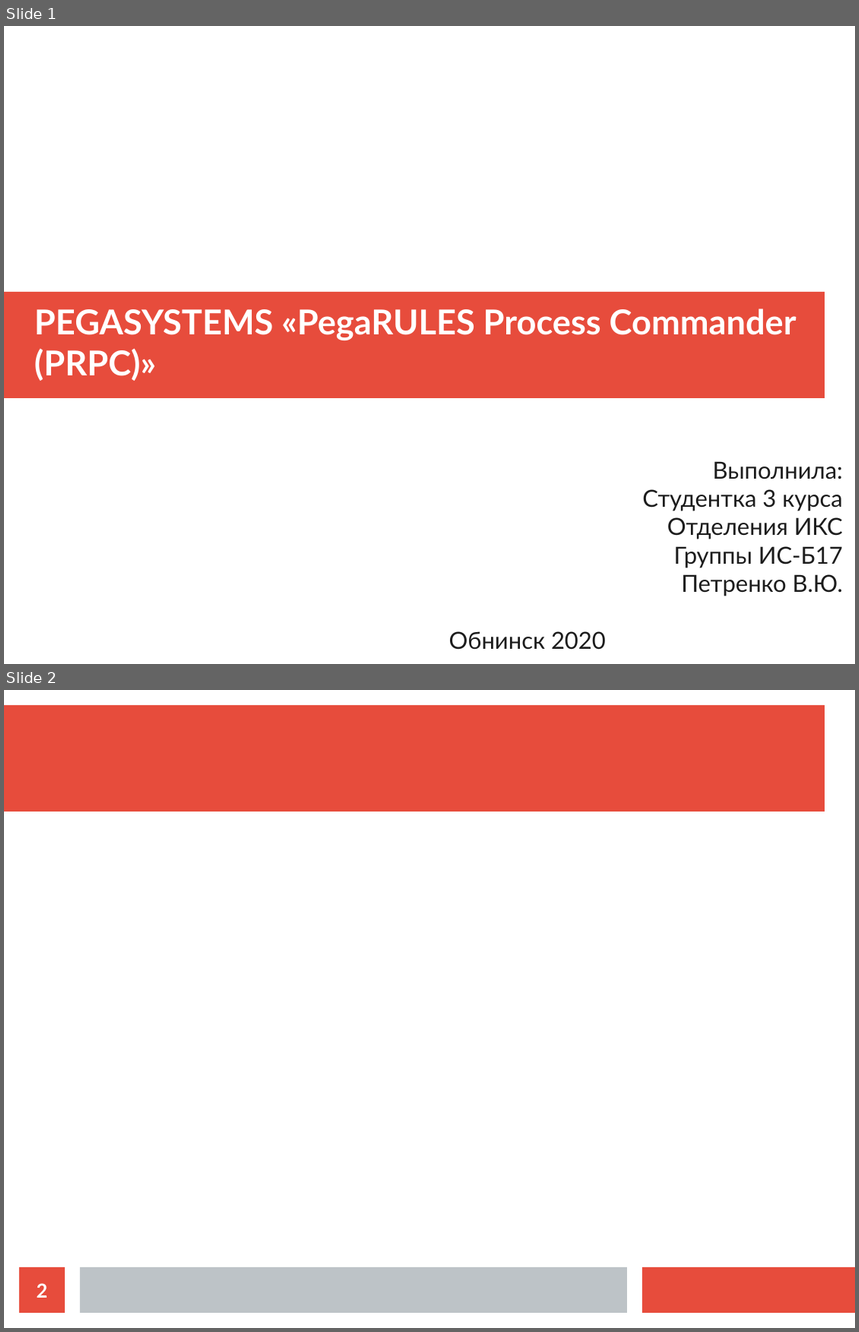
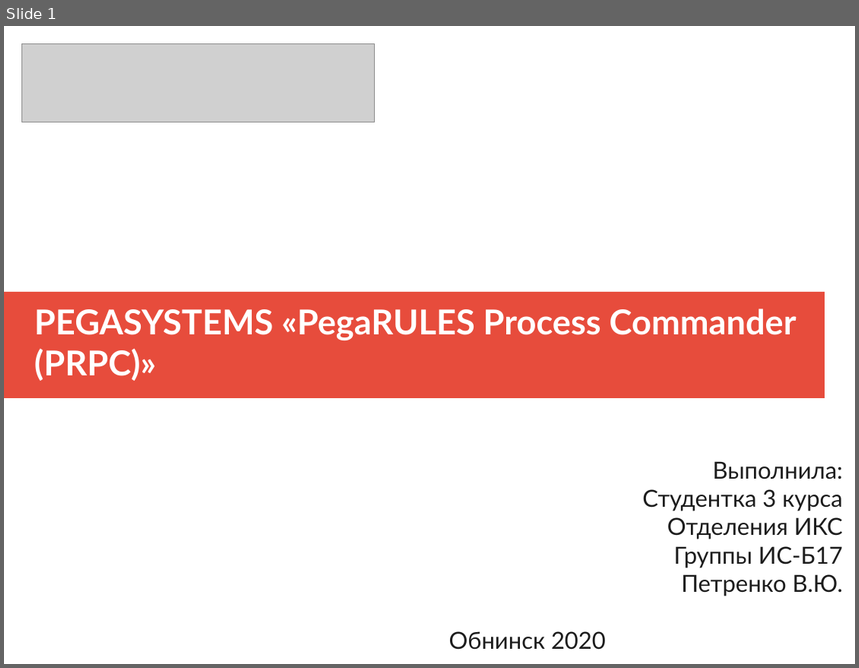
Before and after one commit to ikherty/ERP, a slide deck: pegaReport.odp. Shown one above the other, each under a label of ours: slides 1 and 2 before the commit, slide 1 after it. The pictures are 859x1332 and 859x668 pixels, drawn with LibreOffice and Linux fonts; fonts in the diff are those of the drawing; grey boxes stand for pictures. Boxes give left, top, right and bottom in pixels: in the first picture for what was removed or moved away, otherwise in the second. Text is boxed around its words. In the diff, an @@ line names an element or a change of style, - is before the commit and + after.

```diff
--- a/pegaReport.odp
+++ b/pegaReport.odp
@@ slide 2 removed at [4, 690, 855, 1328], background #FFFFFF @@
@@ rectangle removed at [4, 705, 825, 812] @@
@@ page number removed at [19, 1268, 65, 1313] @@
-2
@@ rectangle removed at [80, 1268, 627, 1313] @@
@@ rectangle removed at [643, 1268, 855, 1313] @@
@@ slide 1 changed as well @@
@@ picture added at [22, 44, 376, 123] @@
```
Also in this commit, not shown: 8 slides added, 2 other slides removed.
